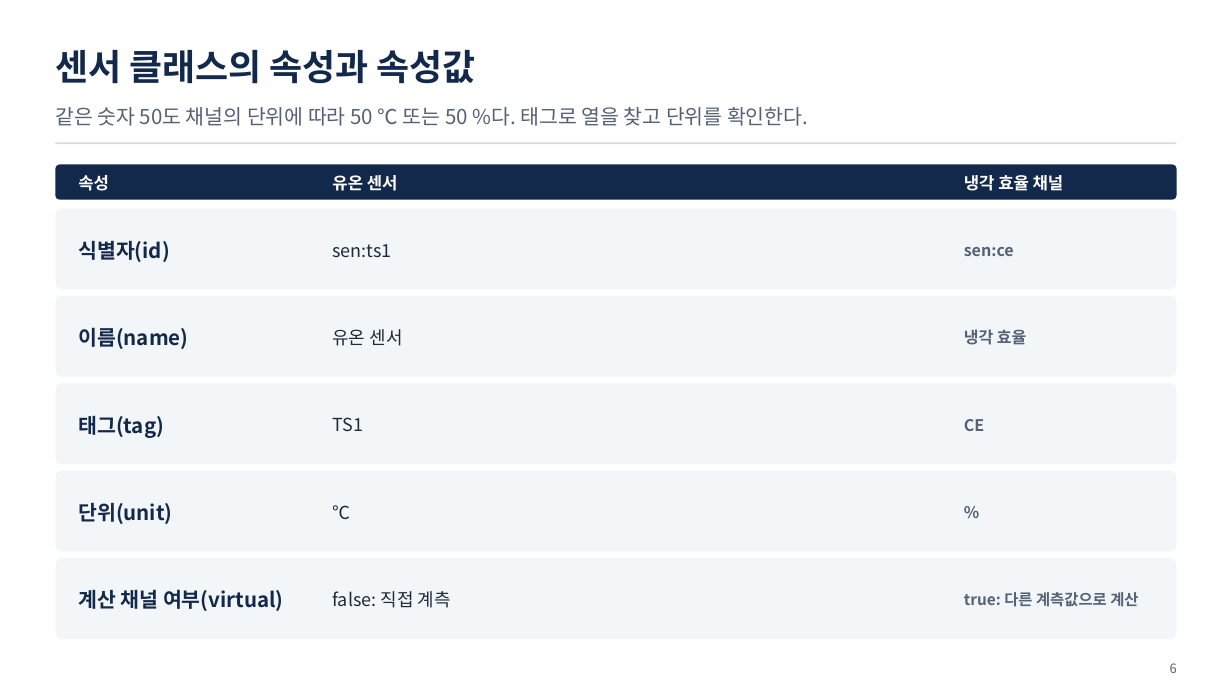
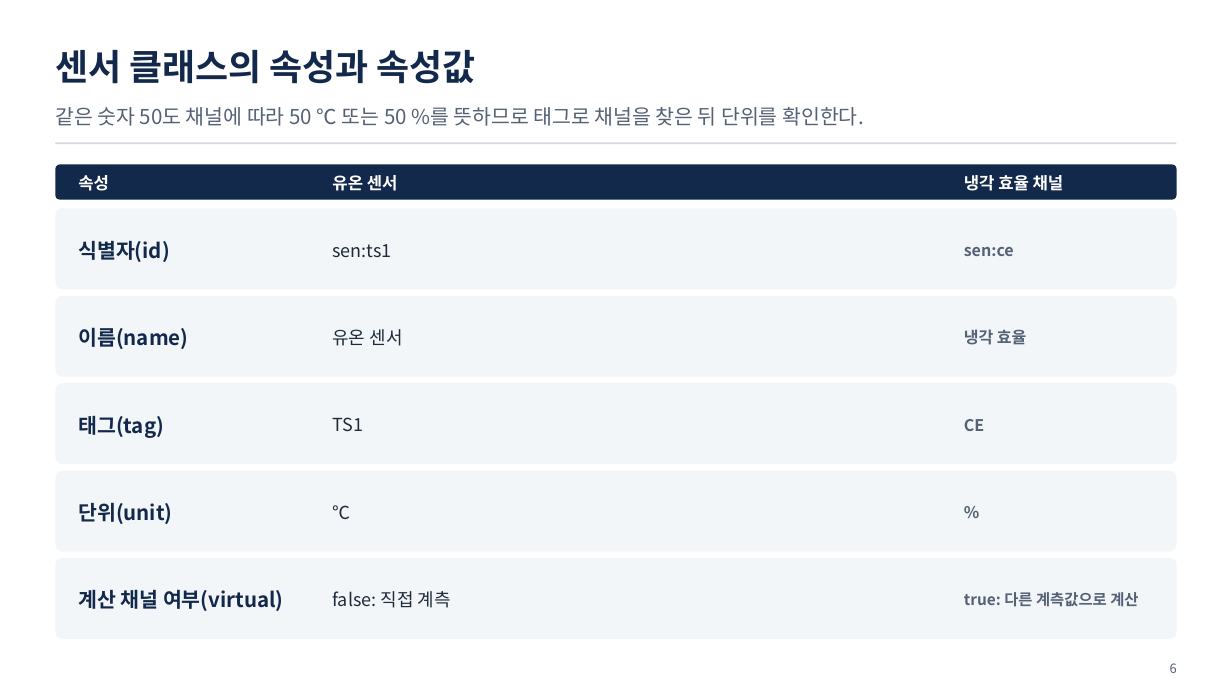
Before and after one commit to uengine-oss/hyd-iot-edu, a slide deck: slide 6 of workspace/강의제작/산출물/통합반/이론/02회차/통합반_02일차.pptx. Drawn at 1232x693 pixels with LibreOffice and Linux fonts; fonts in the diff are those of the drawing. Boxes give left, top, right and bottom in pixels: in the first picture for what was removed or moved away, otherwise in the second. Text is boxed around its words. In the diff, an @@ line names an element or a change of style, - is before the commit and + after.

```diff
--- a/workspace/강의제작/산출물/통합반/이론/02회차/통합반_02일차.pptx
+++ b/workspace/강의제작/산출물/통합반/이론/02회차/통합반_02일차.pptx
@@ text at bbox=[55, 107, 863, 126]: text changed @@
-같은 숫자 50도 채널의 단위에 따라 50 ℃ 또는 50 %다. 태그로 열을 찾고 단위를 확인한다.
+같은 숫자 50도 채널에 따라 50 ℃ 또는 50 %를 뜻하므로 태그로 채널을 찾은 뒤 단위를 확인한다.
```
Also in this commit, not shown: 6 other slides changed, 28 other files.
